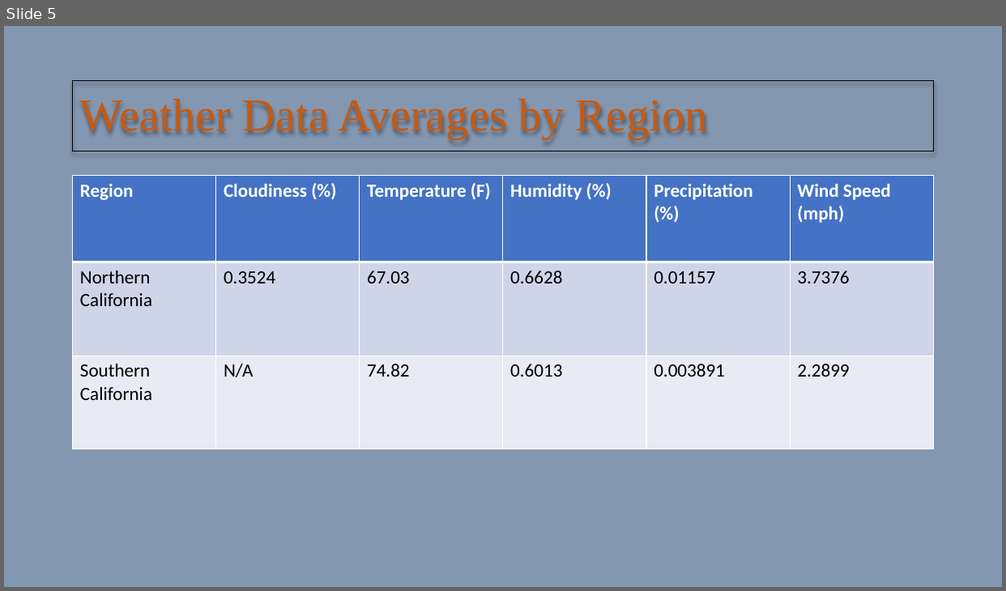
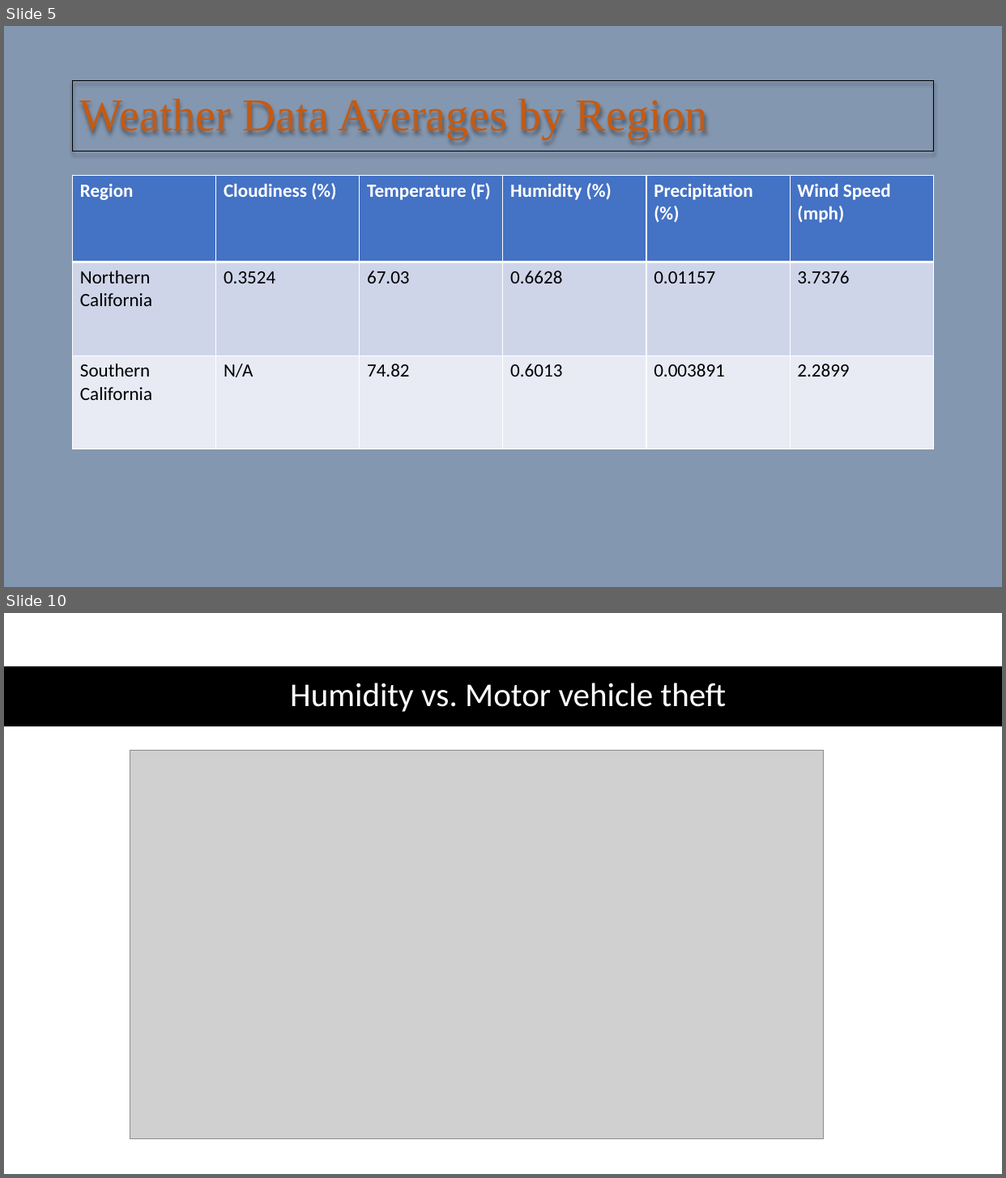
Before and after one commit to axyperrary/Project-1, a slide deck: Presentation1.pptx. Shown one above the other, each under a label of ours: slide 5 before the commit, slides 5 and 10 after it; the slides between them are not shown. The pictures are 1006x591 and 1006x1178 pixels, drawn with LibreOffice and Linux fonts; fonts in the diff are those of the drawing; grey boxes stand for pictures. Boxes give left, top, right and bottom in pixels: in the first picture for what was removed or moved away, otherwise in the second. Text is boxed around its words. In the diff, an @@ line names an element or a change of style, - is before the commit and + after.

```diff
--- a/Presentation1.pptx
+++ b/Presentation1.pptx
@@ slide 10 added at <box>4,613,1002,1174</box>, background #FFFFFF @@
@@ rectangle added at <box>4,666,1002,726</box>, fill #000000 @@
@@ title added at <box>290,683,727,712</box>, 32 pt, text #FFFFFF @@
+Humidity vs. Motor vehicle theft
@@ picture added at <box>130,750,824,1139</box> @@
```
Also in this commit, not shown: 1 slide changed, 7 other slides added.
